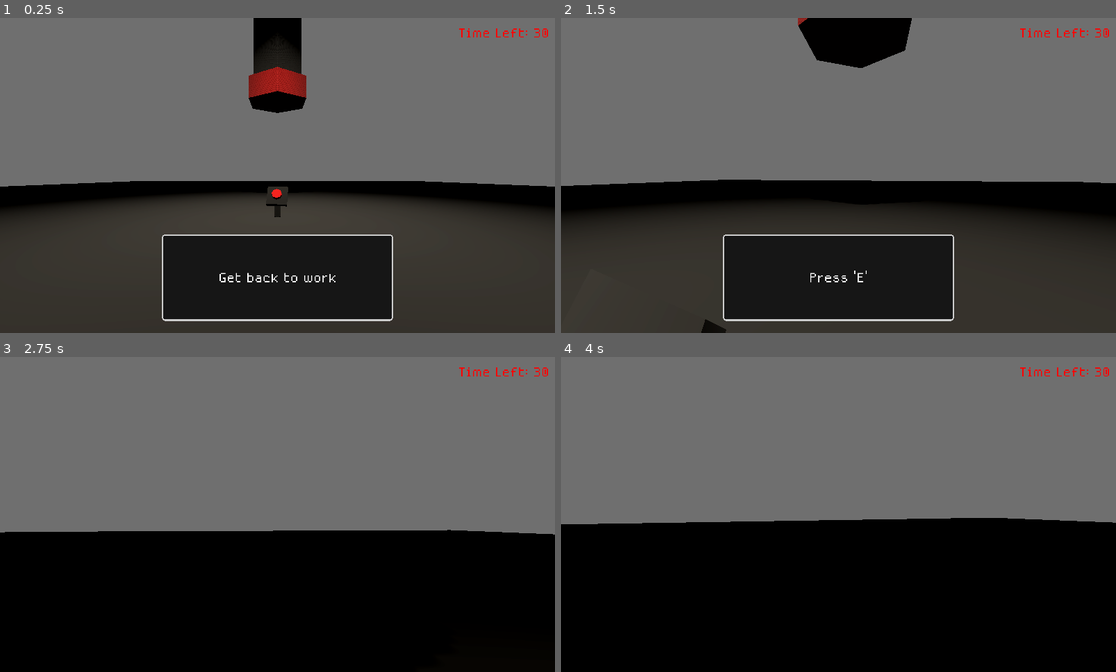
Above: before the commit, frames 1-4 (two rows, left to right).
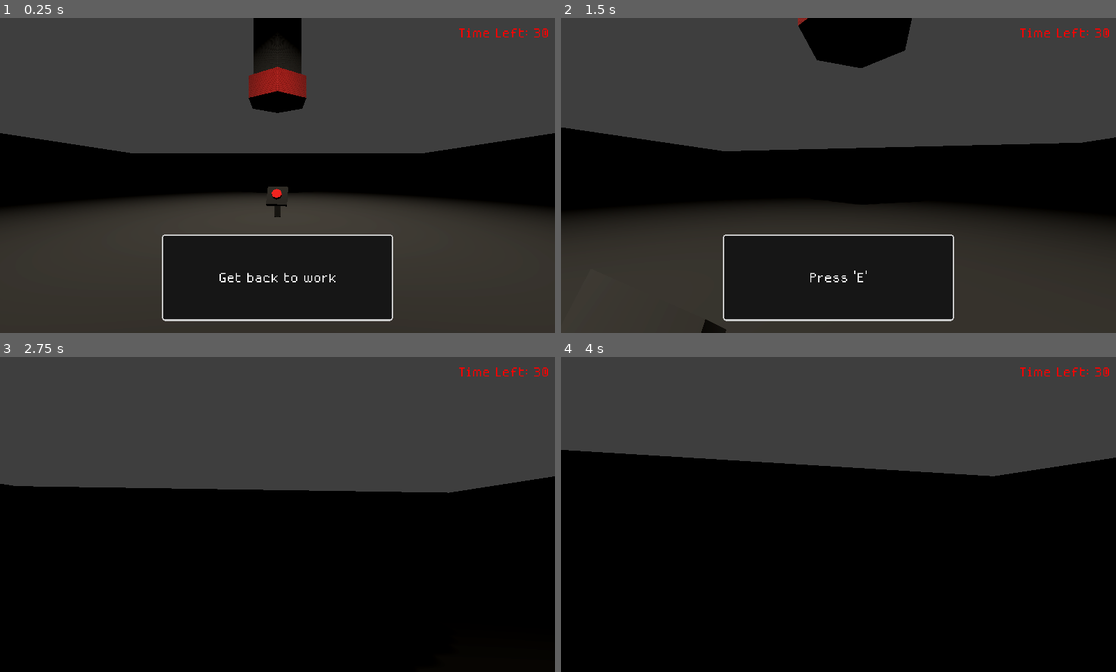
Above: after the commit, the same moments.

Repository: c0sx/ld58
Game: Godot game, scene res://scenes/main.tscn
Same seed, same stepped clock (60 frames per second), same inputs: the game is played once before the commit and once after it.
Inputs (mouse positions are in pixels of both pictures, inside the frame that each line leads up to):
- Up to frame 1 (0.25 s): no input
- Up to frame 2 (1.5 s): tap Enter at 0.5 s; move the mouse to (866, 175) at 0.52 s; hold E (interact) 0.53-1.28 s; hold W (move_forward) from 0.53 s (still down); move the mouse to (810, 175) at 1.27 s; tap E (interact) at 1.35 s
- Up to frame 3 (2.75 s): keep holding W (move_forward); move the mouse to (288, 508) at 2.02 s; hold E (interact) from 2.03 s (still down)
- Up to frame 4 (4 s): keep holding W (move_forward); move the mouse to (832, 520) at 2.77 s; release E (interact) at 2.78 s; tap E (interact) at 2.85 s; move the mouse to (877, 517) at 3.52 s; hold E (interact) from 3.53 s (still down)

The runs differ from the first frame. In frame 1, 49% of the frame differs, in the area x 0-100%, y 0-54%; in frame 2, 49%; in frame 3, 55%, in the area x 0-100%, y 0-57%; in frame 4, 52%.

Commit message:
game over in dead zone

Diff:
--- a/scenes/main-scene.gd
+++ b/scenes/main-scene.gd
@@ -18,6 +18,8 @@
 
 	_working_zone.enter_working_zone.connect(_on_enter_working_zone)
 	_working_zone.exit_working_zone.connect(_on_exit_working_zone)
+	_working_zone.exit_working_zone_tick.connect(_on_exit_working_zone_tick)
+	_working_zone.exit_working_zone_exceeded.connect(_on_exit_working_zone_exceeded)
 
 	_tube_button.enter_button_area.connect(_on_enter_button_area)
 	_tube_button.exit_button_area.connect(_on_exit_button_area)
@@ -41,8 +43,14 @@
 func _on_enter_working_zone() -> void:
 	_ui.hide_message()
 
-func _on_exit_working_zone() -> void:
-	_ui.render_return_to_the_working_zone_message()
+func _on_exit_working_zone(timeout: float) -> void:
+	_ui.render_return_to_the_working_zone_message(timeout)
+
+func _on_exit_working_zone_tick(remaining: float) -> void:
+	_ui.render_return_to_the_working_zone_message(remaining)
+
+func _on_exit_working_zone_exceeded() -> void:
+	_game_over()
 
 func _on_enter_button_area() -> void:
 	if not _first_interacted:
@@ -79,12 +87,15 @@
 
 	var result = _quota.check_quota(_player)
 	if not result:
-		Input.set_mouse_mode(Input.MOUSE_MODE_VISIBLE)
-		get_tree().paused = true
-		_game_over_screen.visible = true
+		_game_over()
 	else:
 		_player.withdraw_items(_quota.get_current_quota())
 		_quota.start()
+
+func _game_over() -> void:
+	Input.set_mouse_mode(Input.MOUSE_MODE_VISIBLE)
+	get_tree().paused = true
+	_game_over_screen.visible = true
 
 func _on_game_paused() -> void:
 	Input.set_mouse_mode(Input.MOUSE_MODE_VISIBLE)
--- a/scenes/main.tscn
+++ b/scenes/main.tscn
@@ -24,7 +24,7 @@
 
 [sub_resource type="Environment" id="Environment_effs6"]
 background_mode = 1
-background_color = Color(0.0846899, 0.0846899, 0.0846899, 1)
+background_color = Color(0.0509804, 0.0509804, 0.0509804, 1)
 sky = SubResource("Sky_p0k0j")
 ambient_light_energy = 0.0
 tonemap_mode = 2
@@ -45,6 +45,17 @@
 albedo_color = Color(0.0862745, 0.0862745, 0.0862745, 1)
 
 [sub_resource type="ConcavePolygonShape3D" id="ConcavePolygonShape3D_1uxj4"]
+data = PackedVector3Array(1, 0, 1, -1, 0, 1, 1, 0, -1, -1, 0, 1, -1, 0, -1, 1, 0, -1)
+
+[sub_resource type="PlaneMesh" id="PlaneMesh_oyned"]
+
+[sub_resource type="ConcavePolygonShape3D" id="ConcavePolygonShape3D_lcd4x"]
+data = PackedVector3Array(1, 0, 1, -1, 0, 1, 1, 0, -1, -1, 0, 1, -1, 0, -1, 1, 0, -1)
+
+[sub_resource type="ConcavePolygonShape3D" id="ConcavePolygonShape3D_7kkcu"]
+data = PackedVector3Array(1, 0, 1, -1, 0, 1, 1, 0, -1, -1, 0, 1, -1, 0, -1, 1, 0, -1)
+
+[sub_resource type="ConcavePolygonShape3D" id="ConcavePolygonShape3D_r27jf"]
 data = PackedVector3Array(1, 0, 1, -1, 0, 1, 1, 0, -1, -1, 0, 1, -1, 0, -1, 1, 0, -1)
 
 [node name="Main" type="Node3D"]
@@ -75,7 +86,44 @@
 [node name="CollisionShape3D" type="CollisionShape3D" parent="Plane/StaticBody3D"]
 shape = SubResource("ConcavePolygonShape3D_1uxj4")
 
+[node name="MeshInstance3D" type="MeshInstance3D" parent="Plane"]
+transform = Transform3D(-4.37114e-08, -1, 2.18557e-07, 0, -4.37114e-08, -5, 1, -4.37114e-08, 9.55343e-15, 0.98, 4.5, 2.08165e-12)
+mesh = SubResource("PlaneMesh_oyned")
+
+[node name="StaticBody3D" type="StaticBody3D" parent="Plane/MeshInstance3D"]
+
+[node name="CollisionShape3D" type="CollisionShape3D" parent="Plane/MeshInstance3D/StaticBody3D"]
+shape = SubResource("ConcavePolygonShape3D_lcd4x")
+
+[node name="MeshInstance3D2" type="MeshInstance3D" parent="Plane"]
+transform = Transform3D(-4.37114e-08, 1, -2.18557e-07, -1.5246e-23, -4.37114e-08, -5, -1, -4.37114e-08, 9.55343e-15, -0.98, 4.5, 2.08165e-12)
+mesh = SubResource("PlaneMesh_oyned")
+
+[node name="StaticBody3D" type="StaticBody3D" parent="Plane/MeshInstance3D2"]
+
+[node name="CollisionShape3D" type="CollisionShape3D" parent="Plane/MeshInstance3D2/StaticBody3D"]
+shape = SubResource("ConcavePolygonShape3D_7kkcu")
+
+[node name="MeshInstance3D3" type="MeshInstance3D" parent="Plane"]
+transform = Transform3D(1, 0, -2.18557e-07, -4.37114e-08, 1.91069e-15, -5, 0, 1, 9.55343e-15, 2.08165e-12, 4.5, -0.98)
+mesh = SubResource("PlaneMesh_oyned")
+
+[node name="StaticBody3D" type="StaticBody3D" parent="Plane/MeshInstance3D3"]
+
+[node name="CollisionShape3D" type="CollisionShape3D" parent="Plane/MeshInstance3D3/StaticBody3D"]
+shape = SubResource("ConcavePolygonShape3D_r27jf")
+
+[node name="MeshInstance3D4" type="MeshInstance3D" parent="Plane"]
+transform = Transform3D(1, -6.97574e-16, -7.62298e-23, -1.5246e-23, -4.37114e-08, 5, -6.97574e-16, -1, -2.18557e-07, 2.08165e-12, 4.5, 0.98)
+mesh = SubResource("PlaneMesh_oyned")
+
+[node name="StaticBody3D" type="StaticBody3D" parent="Plane/MeshInstance3D4"]
+
+[node name="CollisionShape3D" type="CollisionShape3D" parent="Plane/MeshInstance3D4/StaticBody3D"]
+shape = SubResource("ConcavePolygonShape3D_r27jf")
+
 [node name="WorkingZone" parent="." instance=ExtResource("1_k2p32")]
+deadzone_timer = 5
 
 [node name="Player" parent="." instance=ExtResource("1_ms8d2")]
 transform = Transform3D(1, 0, 0, 0, 1, 0, 0, 0, 1, 2.08165e-12, 1, 20)
--- a/ui/ui.gd
+++ b/ui/ui.gd
@@ -9,8 +9,8 @@
 func _ready() -> void:
 	_message.visible = false
 
-func render_return_to_the_working_zone_message() -> void:
-	_label.text = "Return to the working zone"
+func render_return_to_the_working_zone_message(remaining: float) -> void:
+	_label.text = "Return to the working zone\n" + str(int(remaining))
 	_message.visible = true
 
 func welcome_message() -> void:
--- a/work-zone/work-zone.gd
+++ b/work-zone/work-zone.gd
@@ -2,30 +2,44 @@
 extends Node3D
 
 @export var radius: int = 50
+@export var deadzone_timer = 10
 
-@onready var working_area: Area3D = $Area3D
-@onready var collision_area: CollisionShape3D = $Area3D/CollisionShape3D
+@onready var _working_area: Area3D = $Area3D
+@onready var _collision_area: CollisionShape3D = $Area3D/CollisionShape3D
+@onready var _tick_timer: Timer = $TickTimer
+@onready var _timer: Timer = $Timer
 
-signal exit_working_zone
+signal exit_working_zone(timeout: float)
 signal enter_working_zone
+signal exit_working_zone_tick(remaining: float)
+signal exit_working_zone_exceeded
 
-var area_mesh: Node3D
+var _area_mesh: Node3D
+var _current_time: float = 0.0
 
 func _ready() -> void:
-	working_area.body_entered.connect(_on_enter)
-	working_area.body_exited.connect(_on_exit)
+	_working_area.body_entered.connect(_on_enter)
+	_working_area.body_exited.connect(_on_exit)
 
-	collision_area.scale = Vector3(radius, radius, radius)
+	_tick_timer.timeout.connect(_on_tick_timeout)
+	_timer.timeout.connect(_on_timeout)
+
+	_timer.wait_time = deadzone_timer
+
+	_collision_area.scale = Vector3(radius, radius, radius)
 
 func _on_enter(body) -> void:
 	if not body is Player:
 		return
 
-	if area_mesh:
-		remove_child(area_mesh)
-		area_mesh = null
+	if _area_mesh:
+		remove_child(_area_mesh)
+		_area_mesh = null
 
 		emit_signal('enter_working_zone')
+
+		_tick_timer.stop()
+		_timer.stop()
 
 func _on_exit(body) -> void:
 	if not body is Player:
@@ -35,10 +49,25 @@
 	material.albedo_color = "#ff0000"
 	material.transparency = BaseMaterial3D.TRANSPARENCY_ALPHA
 
-	area_mesh = CSGTorus3D.new()
-	area_mesh.inner_radius = radius / 2.0
-	area_mesh.outer_radius = radius / 2.0 + 0.05
-	area_mesh.material_override = material
-	add_child(area_mesh)
+	_area_mesh = CSGTorus3D.new()
+	_area_mesh.inner_radius = radius / 2.0
+	_area_mesh.outer_radius = radius / 2.0 + 0.05
+	_area_mesh.material_override = material
+	add_child(_area_mesh)
 
-	emit_signal('exit_working_zone')
+	emit_signal('exit_working_zone', deadzone_timer)
+
+	_current_time = 0.0
+	_tick_timer.start()
+	_timer.start()
+
+func _on_tick_timeout() -> void:
+	_current_time += 1
+
+	emit_signal("exit_working_zone_tick", deadzone_timer - _current_time)
+
+func _on_timeout() -> void:
+	_tick_timer.stop()
+	_timer.stop()
+
+	emit_signal("exit_working_zone_exceeded")
--- a/work-zone/work-zone.tscn
+++ b/work-zone/work-zone.tscn
@@ -12,3 +12,7 @@
 [node name="CollisionShape3D" type="CollisionShape3D" parent="Area3D"]
 transform = Transform3D(1, 0, 0, 0, 1, 0, 0, 0, 1, 2.08165e-12, 2.08165e-12, 2.08165e-12)
 shape = SubResource("CylinderShape3D_hsnpv")
+
+[node name="TickTimer" type="Timer" parent="."]
+
+[node name="Timer" type="Timer" parent="."]
Not shown: 1 places in scenes/main.tscn that only renumber resources
